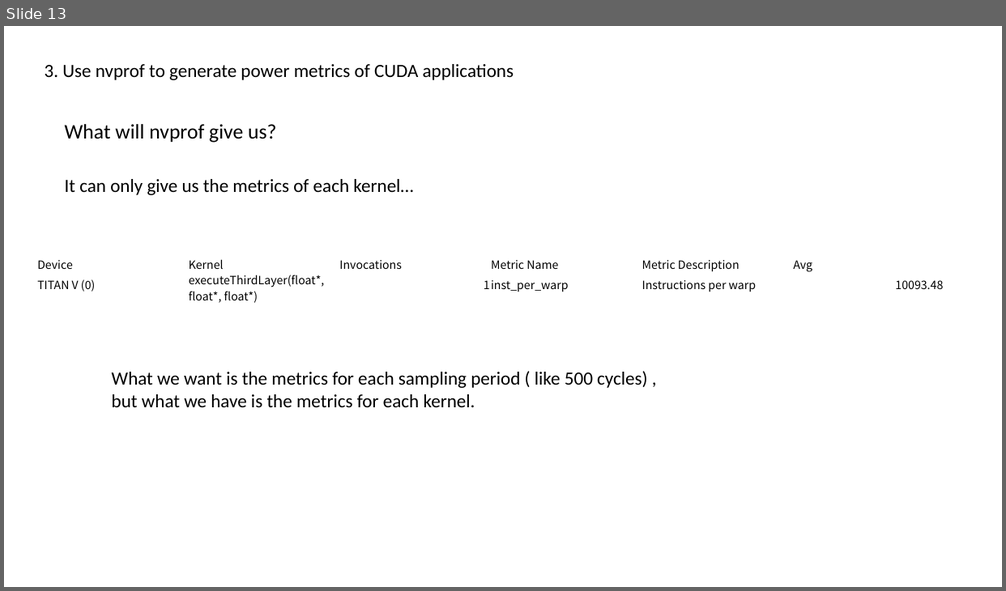
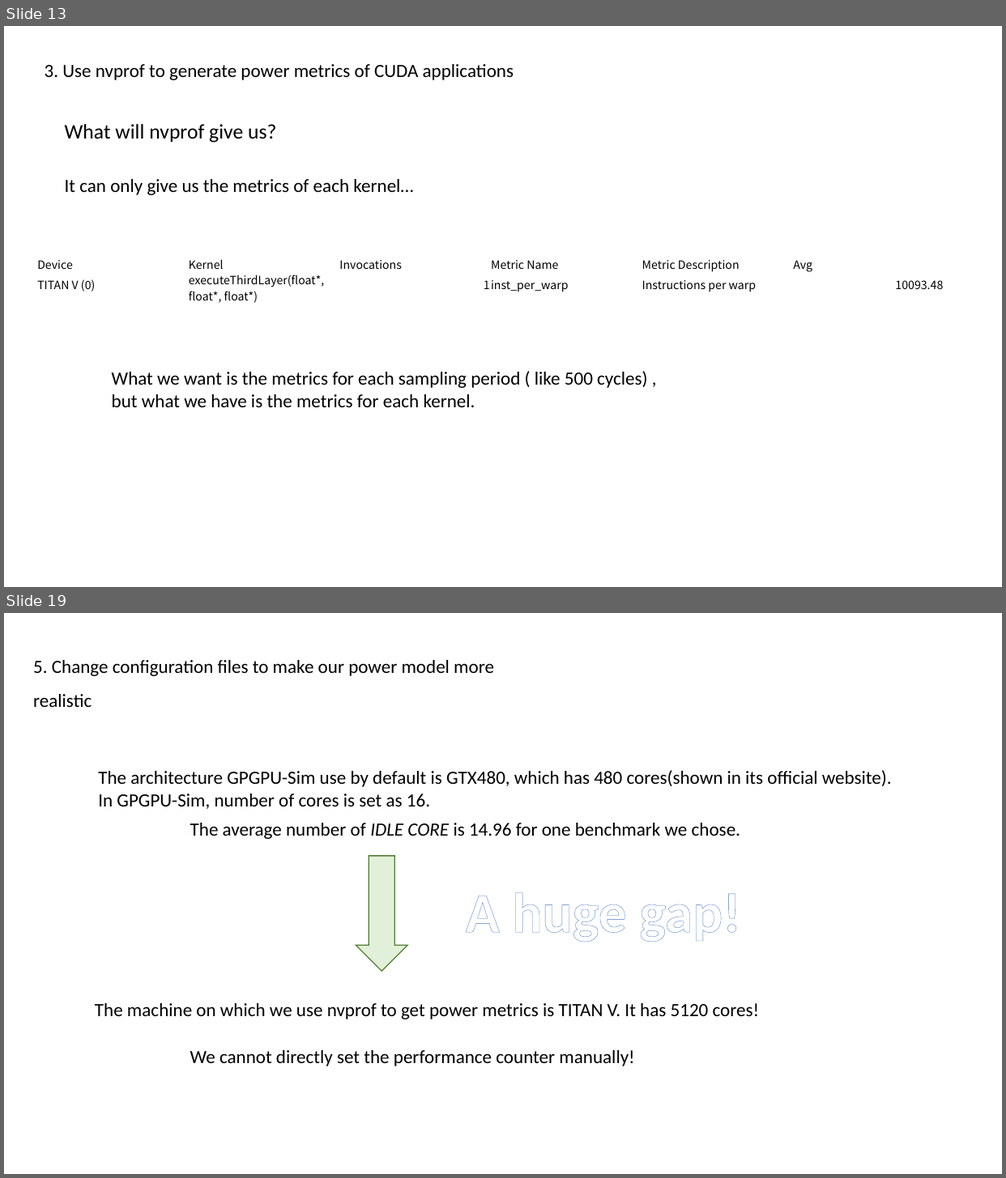
Before and after one commit to shenzongyi1997/GPU_learning, a slide deck: presentation/Shen Zongyi.pptx. Shown one above the other, each under a label of ours: slide 13 before the commit, slides 13 and 19 after it; the slides between them are not shown. The pictures are 1006x591 and 1006x1178 pixels, drawn with LibreOffice and Linux fonts; fonts in the diff are those of the drawing. Boxes give left, top, right and bottom in pixels: in the first picture for what was removed or moved away, otherwise in the second. Text is boxed around its words. In the diff, an @@ line names an element or a change of style, - is before the commit and + after.

```diff
--- a/presentation/Shen Zongyi.pptx
+++ b/presentation/Shen Zongyi.pptx
@@ slide 19 added at (x1=4, y1=613, x2=1002, y2=1174), background #FFFFFF @@
@@ text added at (x1=33, y1=660, x2=494, y2=707), 18 pt, text #000000 @@
+5. Change configuration files to make our power model more realistic
@@ text added at (x1=98, y1=770, x2=892, y2=809), 18 pt, text #000000 @@
+The architecture GPGPU-Sim use by default is GTX480, which has 480 cores(shown in its official website). In GPGPU-Sim, number of cores is set as 16.
@@ text added at (x1=190, y1=823, x2=740, y2=839), 18 pt, text #000000 @@
+The average number of IDLE CORE is 14.96 for one benchmark we chose.
@@ down arrow added at (x1=356, y1=856, x2=407, y2=972), fill #E2F0D9, outline #538035 1 pt @@
@@ text added at (x1=466, y1=892, x2=741, y2=942), 54 pt, text #FFFFFF, bold @@
+A huge gap!
@@ text added at (x1=95, y1=1003, x2=759, y2=1020), 18 pt, text #000000 @@
+The machine on which we use nvprof to get power metrics is TITAN V. It has 5120 cores!
@@ text added at (x1=190, y1=1050, x2=634, y2=1067), 18 pt, text #000000 @@
+We cannot directly set the performance counter manually!
```
Also in this commit, not shown: 3 slides changed, 9 other slides added.
